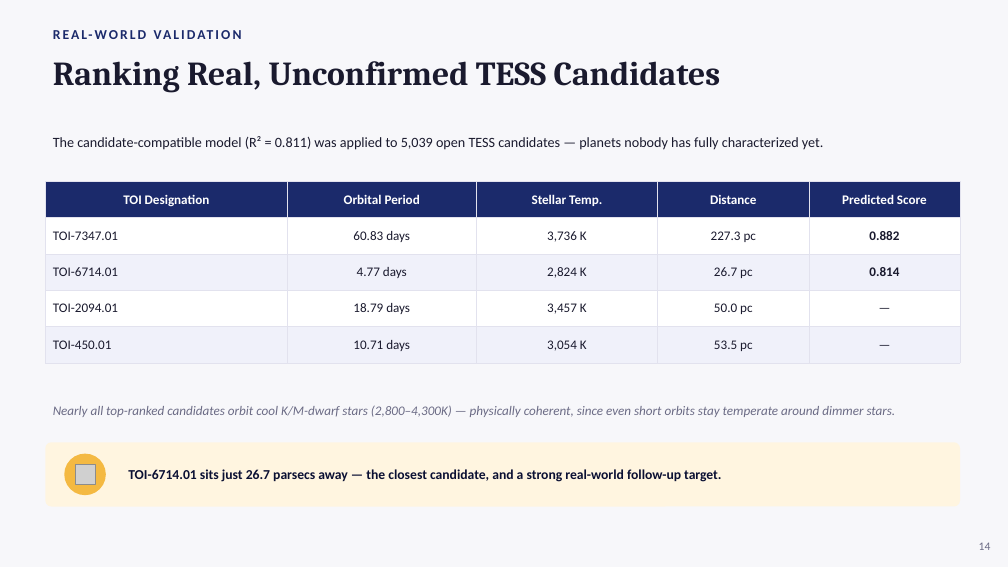
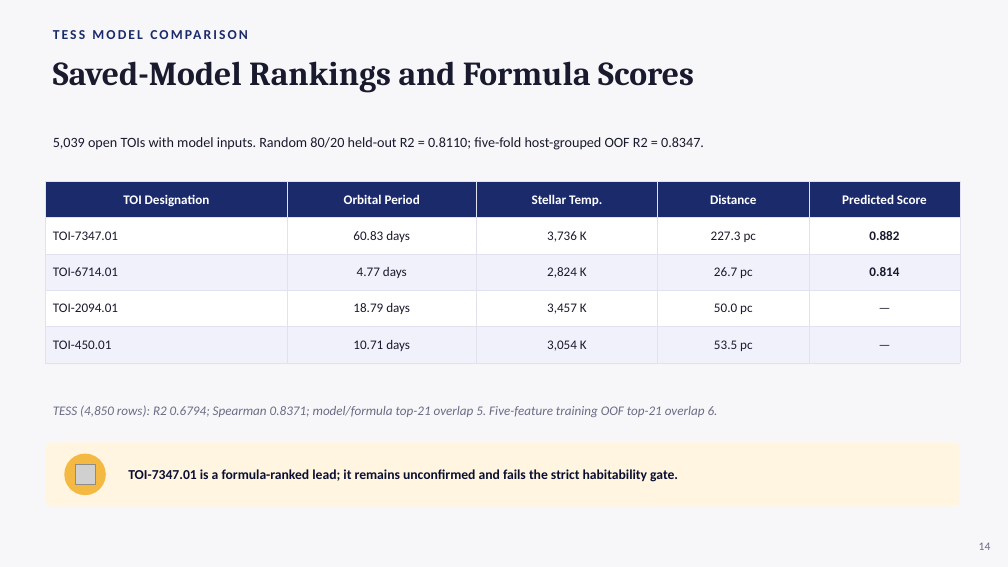
Before and after one commit to Gurjot-Singh-01/EXOPHCA, a slide deck: slide 14 of docs/EXOPHCA_Presentation.pptx. Drawn at 1008x567 pixels with LibreOffice and Linux fonts; fonts in the diff are those of the drawing; grey boxes stand for pictures. Boxes give left, top, right and bottom in pixels: in the first picture for what was removed or moved away, otherwise in the second. Text is boxed around its words. In the diff, an @@ line names an element or a change of style, - is before the commit and + after.

```diff
--- a/docs/EXOPHCA_Presentation.pptx
+++ b/docs/EXOPHCA_Presentation.pptx
@@ text at (53,61,694,93): text changed @@
-Ranking Real, Unconfirmed TESS Candidates
+Saved-Model Rankings and Formula Scores
@@ text at (53,137,704,150): text changed @@
-The candidate-compatible model (R² = 0.811) was applied to 5,039 open TESS candidates — planets nobody has fully characterized yet.
+5,039 open TOIs with model inputs. Random 80/20 held-out R2 = 0.8110; five-fold host-grouped OOF R2 = 0.8347.
@@ text at (53,406,393,417): text changed @@
-REAL-WORLD VALIDATION
+TESS MODEL COMPARISON
@@ text at (80,405,718,417): text changed @@
-Nearly all top-ranked candidates orbit cool K/M-dwarf stars (2,800–4,300K) — physically coherent, since even short orbits stay temperate around dimmer stars.
+TESS (4,850 rows): R2 0.6794; Spearman 0.8371; model/formula top-21 overlap 5. Five-feature training OOF top-21 overlap 6.
@@ text at (128,469,678,482): text changed @@
-TOI-6714.01 sits just 26.7 parsecs away — the closest candidate, and a strong real-world follow-up target.
+TOI-7347.01 is a formula-ranked lead; it remains unconfirmed and fails the strict habitability gate.
```
Also in this commit, not shown: 1 other slide changed, 9 other files.
